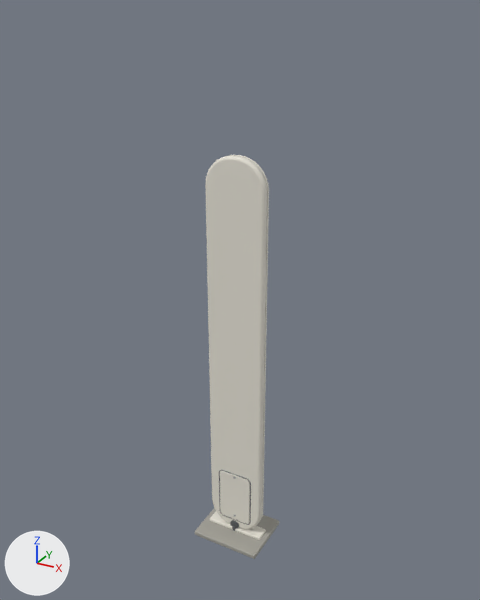
A saved change to the Blender file tools/models/eas-pedestal.blend.
Both versions are drawn from a 50 mm camera at (2.31, -4.15, 4.39) aimed at (-0.01, 0.07, 2.28). Lighting does not change. The marker at lower left points along +X, +Y and +Z. The first picture is the older version.

Before the edit, the objects in view are built like this:
```python
ob_front_continuous_molded_shell = bpy.data.objects.new('Front_continuous_molded_shell', me_front_continuous_molded_shell)
ob_front_continuous_molded_shell.location = (0.0, 0.0, 0.0)
ob_molded_mounting_shoe = bpy.data.objects.new('Molded_mounting_shoe', me_cube_001)
ob_molded_mounting_shoe.location = (0.0, 0.0, 0.038)
ob_rear_continuous_molded_shell = bpy.data.objects.new('Rear_continuous_molded_shell', me_rear_continuous_molded_shell)
ob_rear_continuous_molded_shell.location = (0.0, 0.0, 0.0)
ob_rear_service_cover = bpy.data.objects.new('Rear_service_cover', me_rear_service_cover)
ob_rear_service_cover.location = (0.0, 0.0, 0.0)
ob_shell_socket = bpy.data.objects.new('Shell_socket', me_cube_002)
ob_shell_socket.location = (0.0, 0.0, 0.067)
```
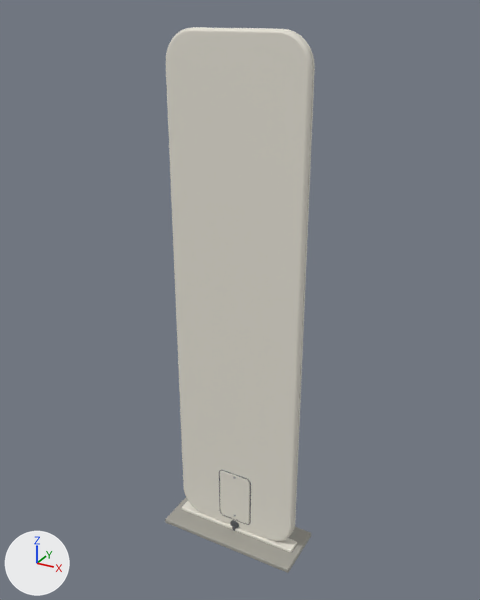
Location of each change, (x1, y1, x2, y2) in pixels of the pictures (480 x 600 px; the box of a moved part takes in the faces that stretch with it):
'Rear_continuous_molded_shell', reshaped (135% wider, 38% taller): before (205, 156, 267, 529); after (166, 27, 313, 541)
'Molded_mounting_shoe', reshaped (73% wider, 48% taller): before (195, 508, 279, 559); after (165, 497, 311, 573)
'Front_continuous_molded_shell', reshaped: before (228, 155, 269, 519); after (199, 27, 315, 530)
'Shell_socket', reshaped (104% wider, 73% taller): before (210, 511, 266, 540); after (182, 501, 297, 552)
part 1 of me_front_continuous_molded_shell, moved or reshaped: before (229, 155, 269, 518); after (199, 27, 315, 530)
part 2 of me_rear_continuous_molded_shell, moved or reshaped: before (212, 499, 230, 524); after (184, 489, 204, 514)
part 3 of me_rear_continuous_molded_shell, moved or reshaped: before (205, 156, 233, 499); after (166, 28, 192, 486)
part 4 of me_rear_continuous_molded_shell, moved or reshaped: before (238, 514, 262, 529); after (205, 514, 294, 541)
part 5 of me_rear_continuous_molded_shell, moved or reshaped: before (207, 156, 267, 528); after (167, 27, 313, 540)
part 6 of me_cube_001, moved or reshaped: before (195, 508, 215, 531); after (165, 497, 186, 522)
part 7 of me_cube_001, moved or reshaped: before (195, 509, 279, 559); after (166, 498, 311, 573)

The change in detail:
me_front_continuous_molded_shell is used by ob_front_continuous_molded_shell; location (0.0, 0.0, 0.0).
me_front_continuous_molded_shell had 144 vertices, 110 faces and spanned x -0.25..0.25, y 0.0..0.05, z 0.07..3.43.
me_front_continuous_molded_shell now has 144 vertices, 110 faces and spans x -0.56..0.56, y 0.0..0.05, z 0.07..4.27.
me_front_continuous_molded_shell part 1: all 36 vertices in x 0.01..0.25, y 0.0..0.05, z 3.19..3.43 are moved by (0.31, 0.0, 0.84).
Other edits to the shape of me_front_continuous_molded_shell do not show in these pictures.
me_rear_continuous_molded_shell is used by ob_rear_continuous_molded_shell; location (0.0, 0.0, 0.0).
me_rear_continuous_molded_shell had 144 vertices, 110 faces and spanned x -0.25..0.25, y -0.05..0.0, z 0.07..3.43.
me_rear_continuous_molded_shell now has 144 vertices, 110 faces and spans x -0.56..0.56, y -0.05..0.0, z 0.07..4.27.
me_rear_continuous_molded_shell part 2: all 36 vertices in x -0.25..-0.01, y -0.05..0.0, z 0.07..0.31 are moved by (-0.31, 0.0, 0.0).
me_rear_continuous_molded_shell part 3: all 36 vertices in x -0.25..-0.01, y -0.05..0.0, z 3.19..3.43 are moved by (-0.31, 0.0, 0.84).
me_rear_continuous_molded_shell part 4: all 36 vertices in x 0.01..0.25, y -0.05..0.0, z 0.07..0.31 are moved by (0.31, 0.0, 0.0).
me_rear_continuous_molded_shell part 5: all 36 vertices in x 0.01..0.25, y -0.05..0.0, z 3.19..3.43 are moved by (0.31, 0.0, 0.84).
me_cube_001 is used by ob_molded_mounting_shoe; location (0.0, 0.0, 0.038).
me_cube_001 had 96 vertices, 98 faces and spanned x -0.31..0.31, y -0.25..0.25, z -0.022..0.022.
me_cube_001 now has 96 vertices, 98 faces and spans x -0.63..0.63, y -0.25..0.25, z -0.022..0.022.
me_cube_001 part 6: all 48 vertices in x -0.31..-0.298, y -0.25..0.25, z -0.022..0.022 are moved by (-0.32, 0.0, 0.0).
me_cube_001 part 7: all 48 vertices in x 0.298..0.31, y -0.25..0.25, z -0.022..0.022 are moved by (0.32, 0.0, 0.0).
me_cube_002 is used by ob_shell_socket; location (0.0, 0.0, 0.067).
me_cube_002 had 96 vertices, 98 faces and spanned x -0.26..0.26, y -0.065..0.065, z -0.015..0.015.
me_cube_002 now has 96 vertices, 98 faces and spans x -0.57..0.57, y -0.065..0.065, z -0.015..0.015.
me_cube_002 part 8: all 48 vertices in x 0.251..0.26, y -0.065..0.065, z -0.015..0.015 are moved by (0.31, 0.0, 0.0).
Other edits to the shape of me_cube_002 do not show in these pictures.
